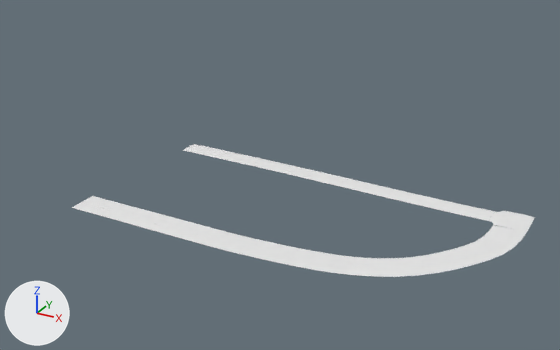
What one commit did to the Blender file TUTORIAL/scene.blend.
One viewpoint serves both versions: a 50 mm lens placed at (177.0, -308.0, 174.0), pointed at (-25.0, 59.0, -10.0). Lighting does not change. The marker at lower left points along +X, +Y and +Z.

Objects in the first picture: 'road00', 'road01'.
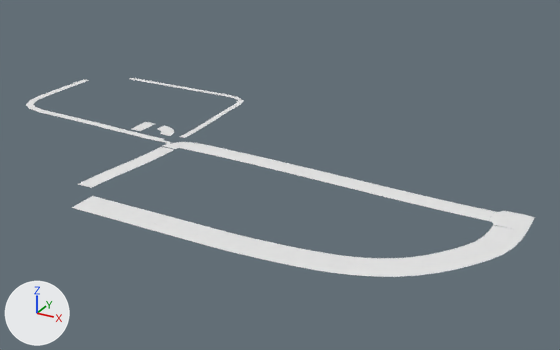
Commit message: * Road update.

ob_road02_curve is not drawn itself; it is used by a modifier of ob_road02.
ob_road03_curve is not drawn itself; it is used by a modifier of ob_road03.
ob_road04_curve is not drawn itself; it is used by a modifier of ob_road04.

Changed parts and their boxes [x1, y1, x2, y2] in the pictures (560 x 350 px):
'road01', reshaped
    before: [183, 144, 495, 221]
    after: [186, 143, 495, 221]
'road02', added
    after: [79, 147, 174, 188]
    faces in mat_railroad_stone (its picture is missing): [79, 147, 174, 188]
    faces in mat_railroad (its picture is missing): [81, 147, 170, 187]
'road03', added
    after: [26, 79, 164, 142]
'road04', added
    after: [130, 78, 244, 138]
'cross01b', added
    after: [164, 142, 194, 149]
'corss03_', shown
    after: [158, 125, 174, 136]
'corss01', shown
    after: [132, 122, 154, 131]
'cross01', added
    after: [161, 140, 187, 149]

The change, as a list of edits to the scene's bpy script:
```text
Add me_plane_025:
    me_plane_025.from_pydata([(-4.0, -2.0, -0.3), (4.0, -2.0, -0.3), (-4.0, 2.0, -0.3), (4.0, 2.0, -0.3), (4.0, 0.0, -0.15), (-4.0, 0.0, -0.15), (-4.0, 0.0, -0.15), (4.0, 0.0, -0.15), (-4.0, -1.0, -0.18), (4.0, -1.0, -0.18), (4.0, 1.0, -0.18), (-4.0, 1.0, -0.18)], [], [(11, 10, 3, 2), (8, 9, 7, 6), (0, 1, 9, 8), (5, 4, 10, 11)])
    me_plane_025.polygons.foreach_set('use_smooth', [True] * 4)
    me_plane_025.materials.append(mat_road)  # its picture is missing
Add me_plane_023:
    me_plane_023.from_pydata([(-4.0, -2.5, -0.3), (4.0, -2.5, -0.3), (-4.0, 2.5, -0.3), (4.0, 2.5, -0.3), (4.0, 0.0, -0.15), (-4.0, 0.0, -0.15), (-4.0, 0.0, -0.15), (4.0, 0.0, -0.15), (-4.0, -1.25, -0.18), (4.0, -1.25, -0.18), (4.0, 1.25, -0.18), (-4.0, 1.25, -0.18)], [], [(11, 10, 3, 2), (8, 9, 7, 6), (0, 1, 9, 8), (5, 4, 10, 11)])
    me_plane_023.polygons.foreach_set('use_smooth', [True] * 4)
    me_plane_023.materials.append(mat_road)  # its picture is missing
Change cu_nurbspath_001:
    where _sp = cu_nurbspath_001.splines.new('NURBS'); _sp.points.add(4)
    remove _sp.points.foreach_set('co', [98.9, 45.0, 1.0, 1.0, 70.27, 45.0, 0.75, 1.0, 22.95, 47.77, 0.75, 1.0, -17.76, 47.51, 1.75, 1.0, -79.29, 47.51, 1.75, 1.0])
    add _sp.points.foreach_set('co', [98.9, 45.0, 1.0, 1.0, 70.27, 45.0, 0.75, 1.0, 22.95, 47.77, 0.75, 1.0, -17.76, 50.0, 1.75, 1.0, -79.29, 50.0, 1.75, 1.0])
    where _sp = cu_nurbspath_001.splines.new('NURBS'); _sp.points.add(4)
    remove _sp.order_v = 0
    remove _sp.use_endpoint_u = True
    remove _sp = cu_nurbspath_001.splines.new('NURBS'); _sp.points.add(0)
    remove _sp.points.foreach_set('co', [113.4, 36.71, 2.25, 1.0])
    remove _sp.order_u = 2
Add cu_nurbspath_004:
    cu_nurbspath_004 = bpy.data.curves.new('NurbsPath.004', 'CURVE')
    cu_nurbspath_004.dimensions = '3D'
    _sp = cu_nurbspath_004.splines.new('NURBS'); _sp.points.add(5)
    _sp.points.foreach_set('co', [-94.0, 62.0, 1.75, 1.0, -94.0, 86.33, 1.75, 1.0, -97.65, 114.0, 2.0, 1.0, -97.24, 128.5, 2.0, 1.0, -96.38, 142.9, 2.0, 1.0, -119.4, 142.6, 2.0, 1.0])
    _sp.order_u = 5
    _sp.order_v = 0
    _sp.use_endpoint_u = True
    cu_nurbspath_004.use_path = True
    cu_nurbspath_004.use_path_clamp = True
    cu_nurbspath_004.fill_mode = 'FULL'
Add cu_nurbspath_003:
    cu_nurbspath_003 = bpy.data.curves.new('NurbsPath.003', 'CURVE')
    cu_nurbspath_003.dimensions = '3D'
    _sp = cu_nurbspath_003.splines.new('NURBS'); _sp.points.add(5)
    _sp.points.foreach_set('co', [-105.3, 48.36, 1.75, 1.0, -129.6, 48.36, 1.75, 1.0, -168.6, 51.7, 3.0, 1.0, -207.3, 48.5, 3.0, 1.0, -225.3, 50.56, 4.0, 1.0, -224.8, 76.04, 4.0, 1.0])
    _sp.order_u = 5
    _sp.order_v = 0
    _sp.use_endpoint_u = True
    cu_nurbspath_003.use_path = True
    cu_nurbspath_003.use_path_clamp = True
    cu_nurbspath_003.fill_mode = 'FULL'
Add cu_nurbspath_002:
    cu_nurbspath_002 = bpy.data.curves.new('NurbsPath.002', 'CURVE')
    cu_nurbspath_002.dimensions = '3D'
    _sp = cu_nurbspath_002.splines.new('NURBS'); _sp.points.add(3)
    _sp.points.foreach_set('co', [-91.0, 35.0, 1.75, 1.0, -91.0, 25.34, 1.75, 1.0, -100.0, -15.44, 0.0, 1.0, -100.0, -25.0, 0.0, 1.0])
    _sp.order_u = 3
    _sp.order_v = 0
    _sp.use_endpoint_u = True
    cu_nurbspath_002.use_path = True
    cu_nurbspath_002.use_path_clamp = True
    cu_nurbspath_002.fill_mode = 'FULL'
Change ob_corss01:
    remove ob_corss01.hide_set(True)
    ob_corss01.location: (107.0, 46.0, 1.0) -> (-135.4, 66.5, 1.0)
Change ob_corss03:
    remove ob_corss03.hide_set(True)
    ob_corss03.location: (107.0, 46.0, 1.0) -> (-113.7, 68.6, 1.0)
Add ob_cross01:
    ob_cross01 = bpy.data.objects.new('cross01', me_plane_026)  # 66 vertices, 17 faces; spans x -11.3..9.0, y -10.0..-1.7, z 0.4..0.6; in mat_road (its picture is missing)
    ob_cross01.location = (-90.0, 50.0, 1.0)
Add ob_road04_curve:
    ob_road04_curve = bpy.data.objects.new('road04_curve', cu_nurbspath_004)
    ob_road04_curve.location = (0.0, 0.0, 0.0)
Add ob_road04:
    ob_road04 = bpy.data.objects.new('road04', me_plane_025)  # modifiers ARRAY, CURVE
    ob_road04.location = (0.0, 0.0, 0.0)
Add ob_cross01b:
    ob_cross01b = bpy.data.objects.new('cross01b', me_plane_024)  # 392 vertices, 144 faces; spans x -5.0..8.96, y -10.0..4.0, z 0.53..0.6; in mat_railroad (its picture is missing)
    ob_cross01b.location = (-90.0, 50.0, 1.0)
Add ob_road03_curve:
    ob_road03_curve = bpy.data.objects.new('road03_curve', cu_nurbspath_003)
    ob_road03_curve.location = (0.0, 0.0, 0.0)
Add ob_road03:
    ob_road03 = bpy.data.objects.new('road03', me_plane_023)  # modifiers ARRAY, CURVE
    ob_road03.location = (0.0, 0.0, 0.0)
Add ob_road02_curve:
    ob_road02_curve = bpy.data.objects.new('road02_curve', cu_nurbspath_002)
    ob_road02_curve.location = (0.0, 0.0, 0.0)
Add ob_road02:
    ob_road02 = bpy.data.objects.new('road02', me_plane_022)  # 72 vertices, 22 faces; spans x -4.0..4.0, y -5.0..5.0, z -0.3..-0.1; in mat_railroad (its picture is missing), mat_railroad_stone (its picture is missing); modifiers ARRAY, CURVE
    ob_road02.location = (0.0, 0.0, 0.0)
```
